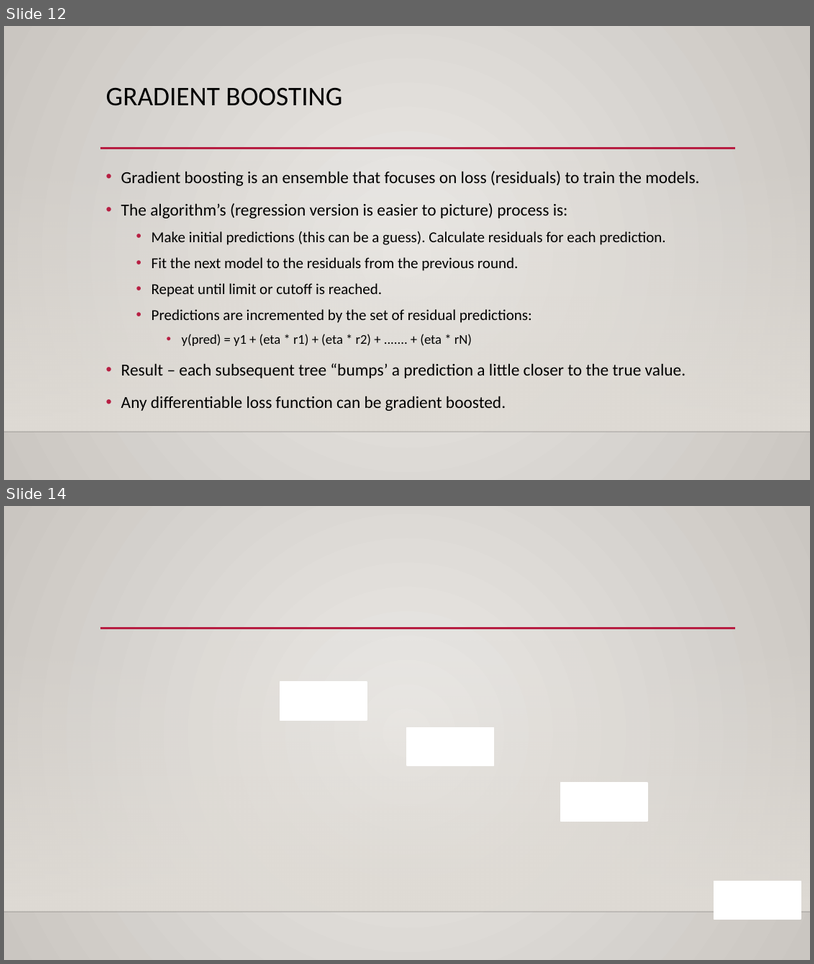
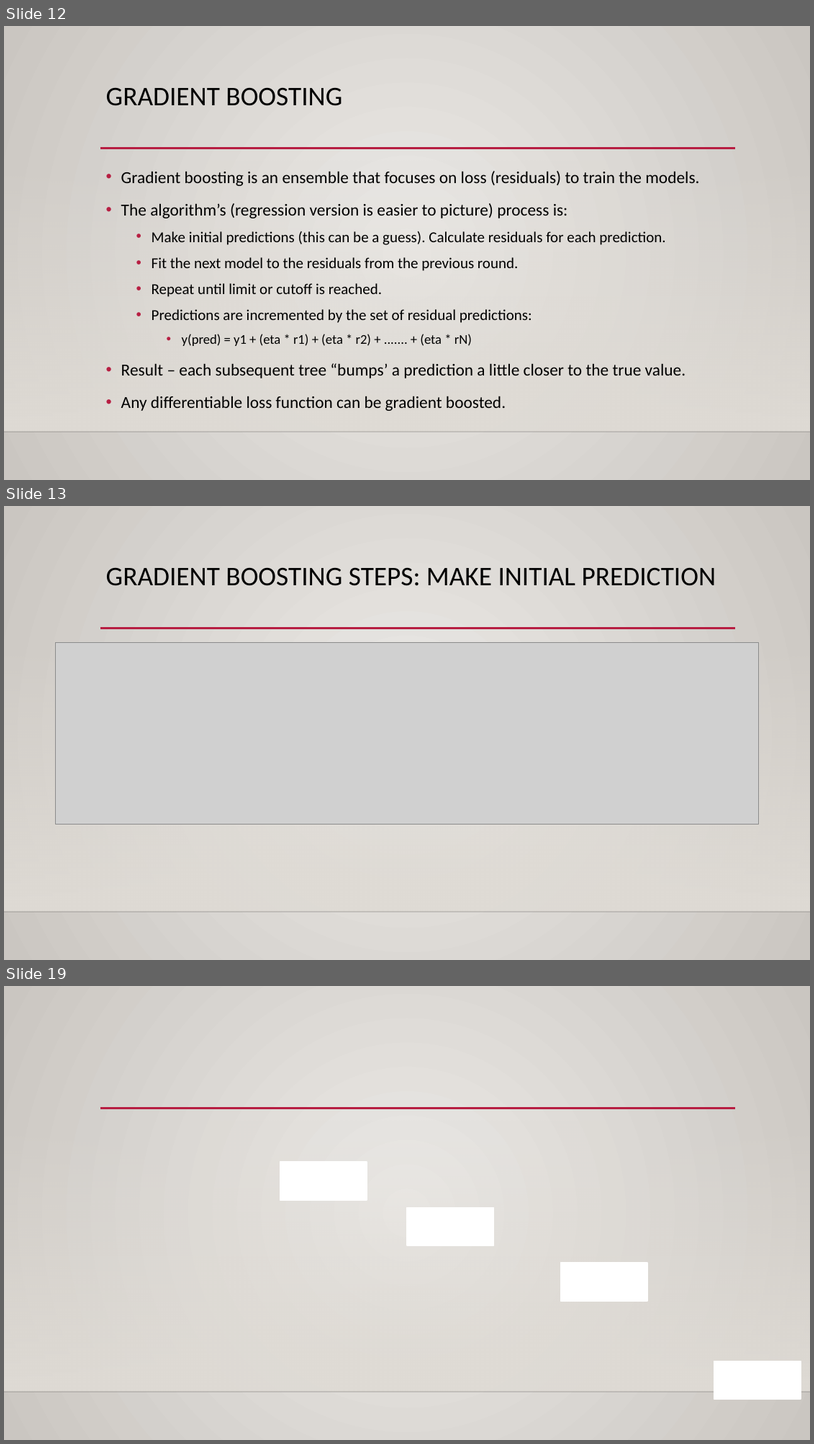
Before and after one commit to allyryry/3950_Workbooks, a slide deck: reference_content/Slides/boosting.pptx. Shown one above the other, each under a label of ours: slides 12 and 14 before the commit, slides 12, 13 and 19 after it; the slides between them are not shown. The pictures are 814x964 and 814x1444 pixels, drawn with LibreOffice and Linux fonts; fonts in the diff are those of the drawing; grey boxes stand for pictures; background and template pictures are left out. Boxes give left, top, right and bottom in pixels: in the first picture for what was removed or moved away, otherwise in the second. Text is boxed around its words. In the diff, an @@ line names an element or a change of style, - is before the commit and + after.

```diff
--- a/reference_content/Slides/boosting.pptx
+++ b/reference_content/Slides/boosting.pptx
@@ slide 13 added at (4, 506, 810, 960), background gradient #ECEAE7 to #CAC7C1; not listed: 3 template elements that a slide beside it also shows @@
@@ title added at (106, 567, 717, 586), 32 pt, text #000000 @@
+GRADIENT BOOSTING STEPS: MAKE INITIAL PREDICTION
@@ picture added at (55, 642, 759, 824) @@
@@ what was slide 14 is now slide 19 @@
```
Also in this commit, not shown: 4 slides changed, 4 other slides added.
